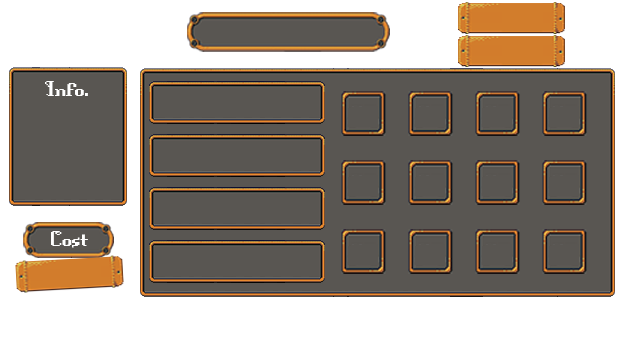
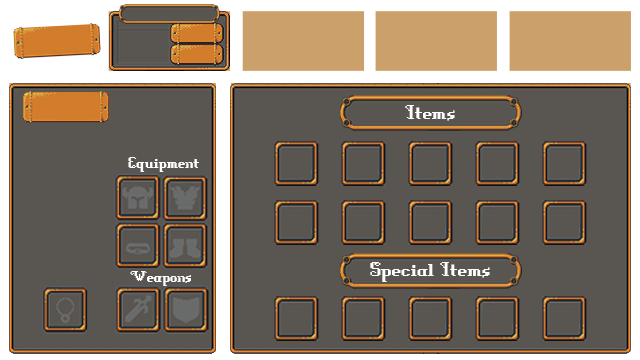
Before/after of a 640×360 layered artwork. What changed in the layer stack:
added layer "tablon copia" above "Assets" over box(13, 23, 101, 59)
hid group "Shop" (35 layers) over box(9, 2, 616, 301)
showed group "Invent" (44 layers) over box(9, 4, 631, 354)
